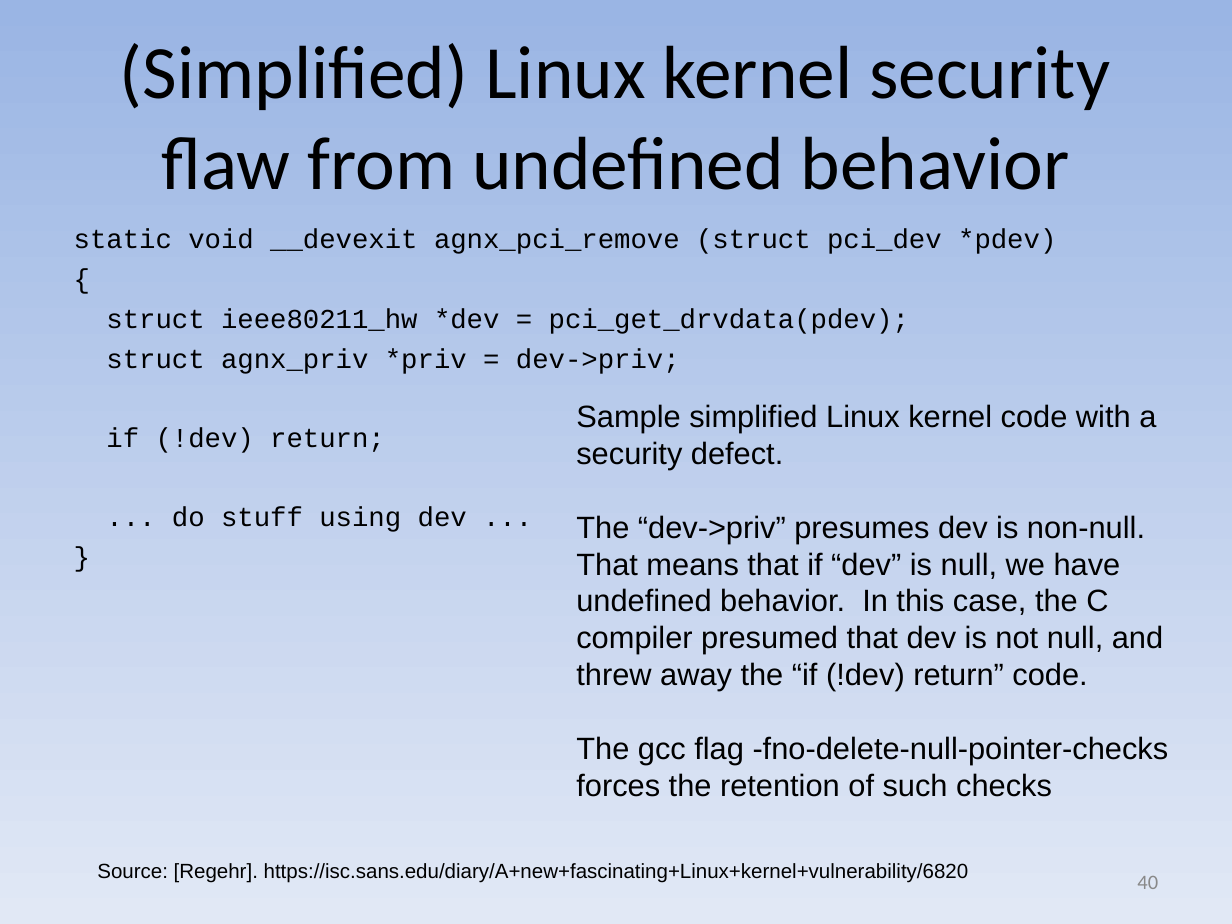
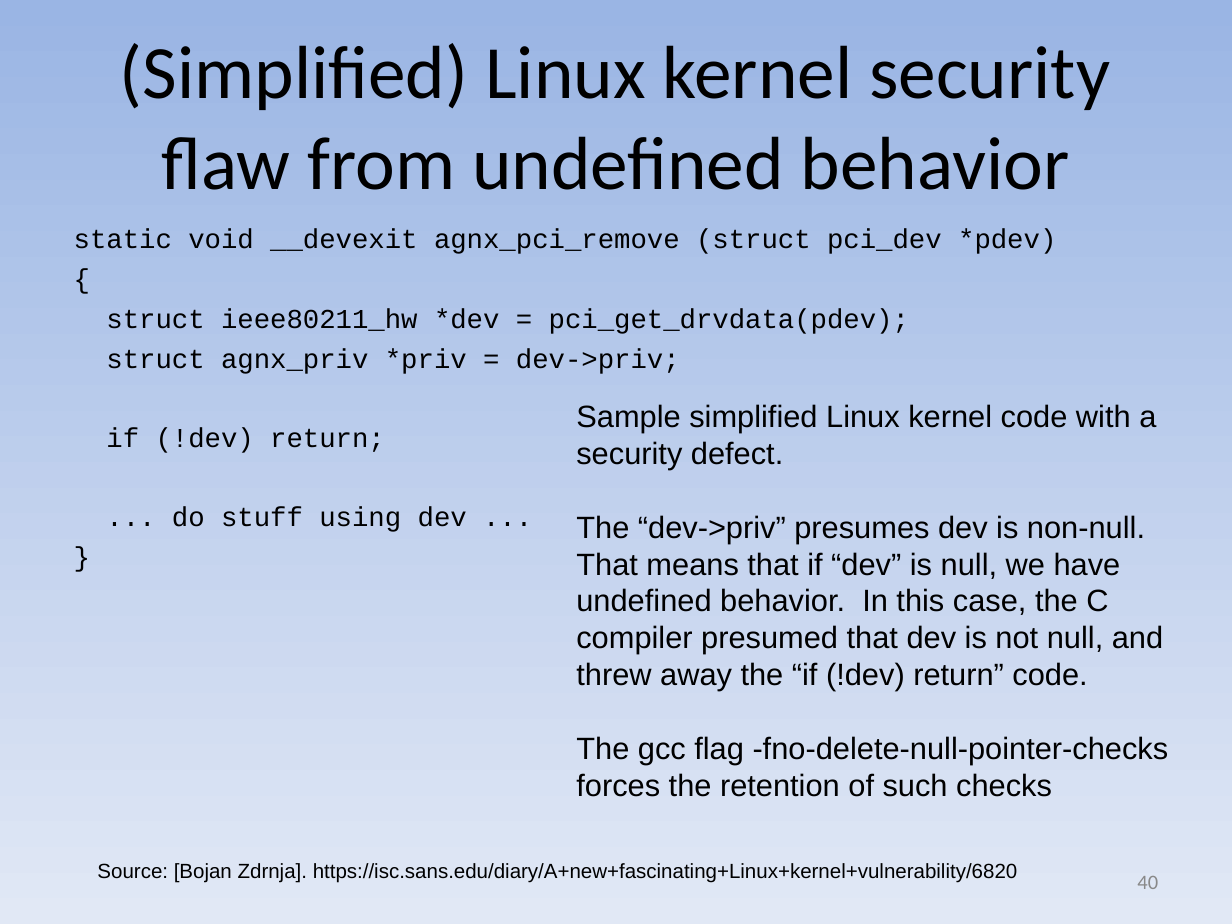
Before and after one commit to david-a-wheeler/david-a-wheeler.github.io, a slide deck: slide 40 of secure-class/presentations/Secure-Software-8-Errors.ppt. Drawn at 1232x924 pixels with LibreOffice and Linux fonts; fonts in the diff are those of the drawing. Boxes give left, top, right and bottom in pixels: in the first picture for what was removed or moved away, otherwise in the second. Text is boxed around its words. In the diff, an @@ line names an element or a change of style, - is before the commit and + after.

```diff
--- a/secure-class/presentations/Secure-Software-8-Errors.ppt
+++ b/secure-class/presentations/Secure-Software-8-Errors.ppt
@@ text at [97,863,1018,883]: text changed @@
-Source: [Regehr]. https://isc.sans.edu/diary/A+new+fascinating+Linux+kernel+vulnerability/6820
+Source: [Bojan Zdrnja]. https://isc.sans.edu/diary/A+new+fascinating+Linux+kernel+vulnerability/6820
```
Also in this commit, not shown: 1 other file.
